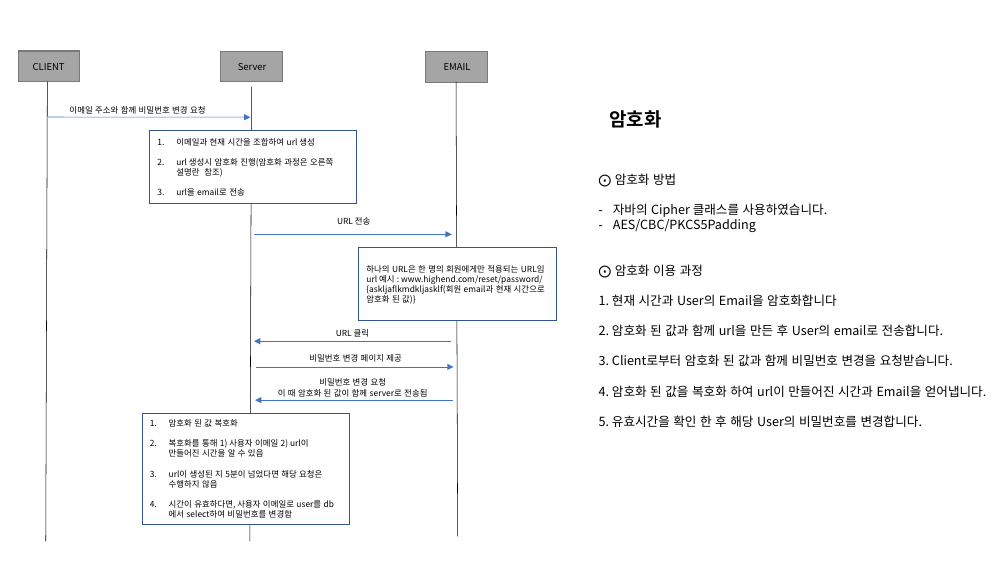
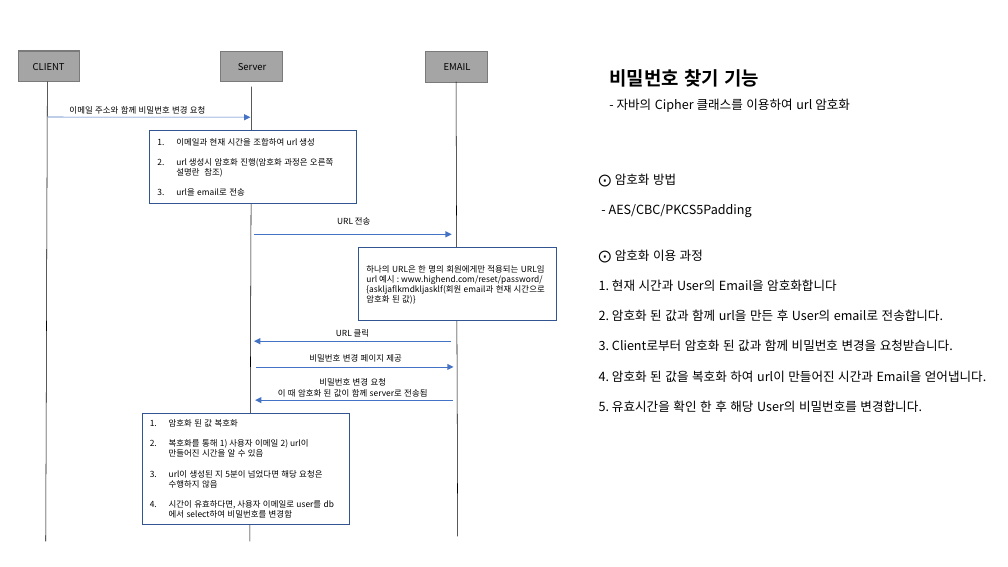
Before and after one commit to ohjinhokor/PortFolio, a slide deck: slide 7 of 오진호 포트폴리오.pptx (slide 5 before the commit). Drawn at 1008x567 pixels with LibreOffice and Linux fonts; fonts in the diff are those of the drawing; background and template pictures are left out. Boxes give left, top, right and bottom in pixels: in the first picture for what was removed or moved away, otherwise in the second. Text is boxed around its words. In the diff, an @@ line names an element or a change of style, - is before the commit and + after.

```diff
--- a/오진호 포트폴리오.pptx
+++ b/오진호 포트폴리오.pptx
@@ text at box(609, 69, 759, 87): text changed @@
-암호화
+비밀번호 찾기 기능
@@ text added at box(617, 98, 850, 112), 12 pt, text #000000 @@
+- 자바의 Cipher 클래스를 이용하여 url 암호화
@@ text at box(609, 204, 752, 217): text changed @@
-– 자바의 Cipher 클래스를 사용하였습니다.
-– AES/CBC/PKCS5Padding
+- AES/CBC/PKCS5Padding
```
Also in this commit, not shown: 4 other slides changed, 1 slide added, 2 other files.
